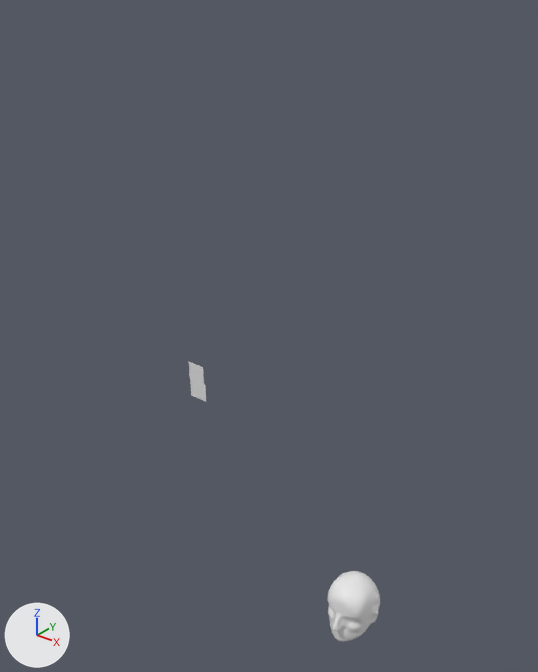
A saved change to the Blender file Head Sculpt Blocked Out.blend.
Rendered twice from a camera (50 mm lens) standing at (13.7, -23.7, 27.3) and looking at (-5.3, 0.0, 12.6). Arrows for +X, +Y and +Z are at lower left; the lights stay in place.

Names of what the first picture shows: 'front', 'head', 'side'.
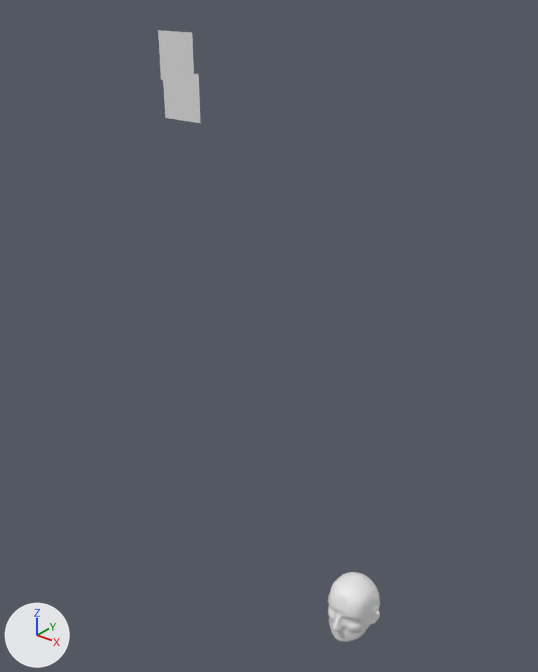
What differs and where, as boxes (x1, y1, x2, y2) in the pictures (538 x 672 px):
'side', moved, rescaled (129% wider, 125% taller): before (190, 378, 206, 401); after (163, 70, 201, 123)
'front', moved, rescaled (131% wider, 122% taller): before (189, 362, 204, 384); after (158, 30, 194, 80)

Patch to the scene script:
```diff
--- a/Head Sculpt Blocked Out.blend.py
+++ b/Head Sculpt Blocked Out.blend.py
@@ ob_front @@
 ob_front = bpy.data.objects.new('front', me_rick_white_bg_square_zoomed_in)
-ob_front.location = (-9.99, 0.0, 9.11)
+ob_front.location = (-10.28, 0.0, 24.16)
 ob_front.rotation_euler = (1.571, 0.0, 0.0)  # degrees (90, 0, 0)
+ob_front.scale = (2.0, 2.0, 2.0)
@@ ob_side @@
 ob_side = bpy.data.objects.new('side', me_rick_side_shot)
-ob_side.location = (-9.91, 0.0, 8.15)
+ob_side.location = (-10.05, -0.03, 22.58)
 ob_side.rotation_euler = (1.571, 0.0, 0.0)  # degrees (90, 0, 0)
+ob_side.scale = (2.0, 2.0, 2.0)
```
